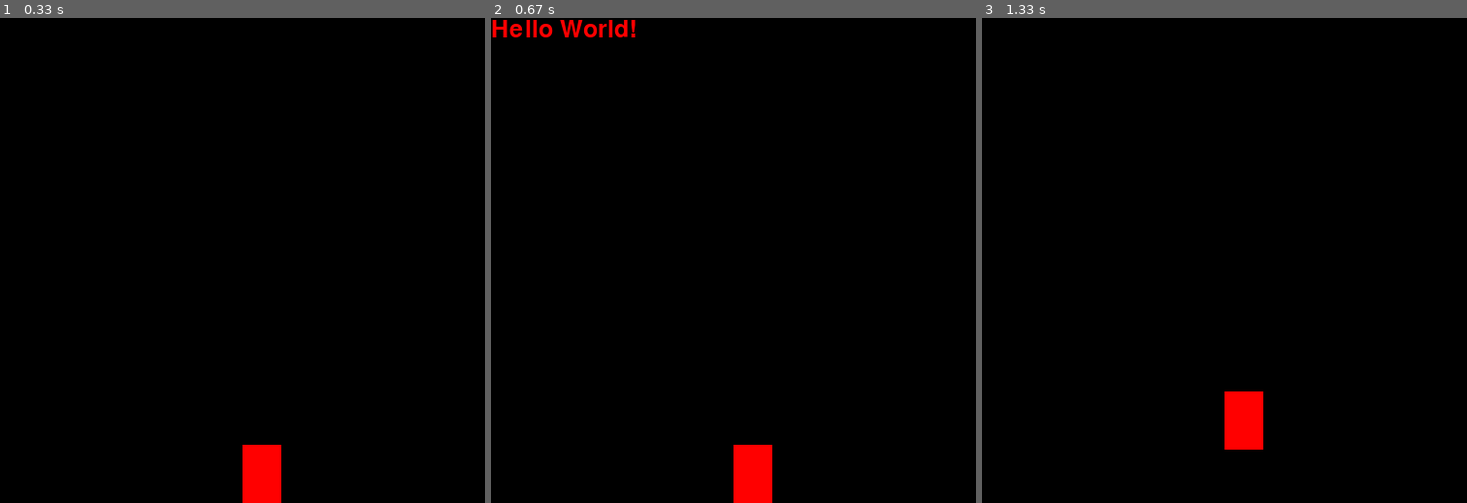
Above: before the commit, frames 1-3 (left to right).
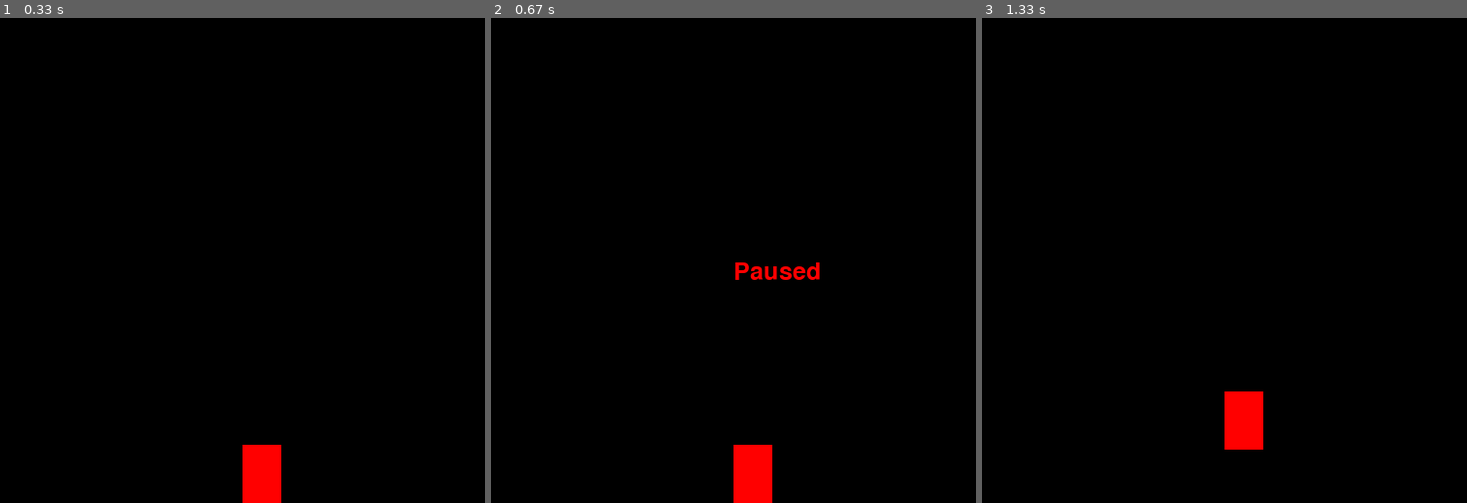
Above: after the commit, the same moments.

Repository: BrianCarducci/pygame-fun
Game: pygame game, started from main.py
Same seed, same stepped clock (60 frames per second), same inputs: the game is played once before the commit and once after it.
Inputs:
- Up to frame 1 (0.33 s): no input
- Up to frame 2 (0.67 s): tap Enter at 0.33 s
- Up to frame 3 (1.33 s): tap Enter at 0.67 s; hold A from 1 s (still down); hold Right from 1 s (still down); tap Space at 1.07 s

Frame 1 is identical in both runs. In frame 2, 0.9% of the frame differs, in the area x 0-68%, y 0-54%; in frame 3, nothing differs.

Commit message:
pausing works

Diff:
--- a/entities/player.py
+++ b/entities/player.py
@@ -1,5 +1,6 @@
+import pygame
+from state import State
 from entities.entity import Entity
-import pygame
 
 
 class Player(Entity):
@@ -9,7 +10,7 @@
         super().__init__(x, y, width, height, vel)
 
     def check_player_actions(self, keys, game_state, screen_width):
-        if game_state != "paused":
+        if game_state != State.PAUSED:
             if keys[pygame.K_LEFT] or keys[pygame.K_a]:
                 if self.x > self.vel:
                     self.x -= self.vel
--- a/main.py
+++ b/main.py
@@ -46,16 +46,14 @@
                 if event.key == pygame.K_RETURN:
                     if game_state == State.PLAYING:
                         game_state = State.PAUSED
-                        text_surface = GAME_FONT.render("Hello World!", True, (255, 0, 0))
-                        print("paused")
+                        text_surface = GAME_FONT.render("Paused", True, (255, 0, 0))
                     elif game_state == State.PAUSED:
                         game_state = State.PLAYING
                         text_surface = None
-                        print("playing")
 
         keys = pygame.key.get_pressed()
 
-        player.check_player_actions(keys, "playing", SCREEN_WIDTH)
+        player.check_player_actions(keys, game_state, SCREEN_WIDTH)
         draw(entities, text_surface, win)
 
     pygame.quit()
@@ -67,9 +65,10 @@
         pygame.draw.rect(win, (255, 0, 0), (entity.x, entity.y, entity.width, entity.height))
 
     if text_surface:
-        win.blit(text_surface, (0, 0))
+        win.blit(text_surface, (250, 250))
 
     pygame.display.update()
 
+
 if __name__ == "__main__":
     main()
